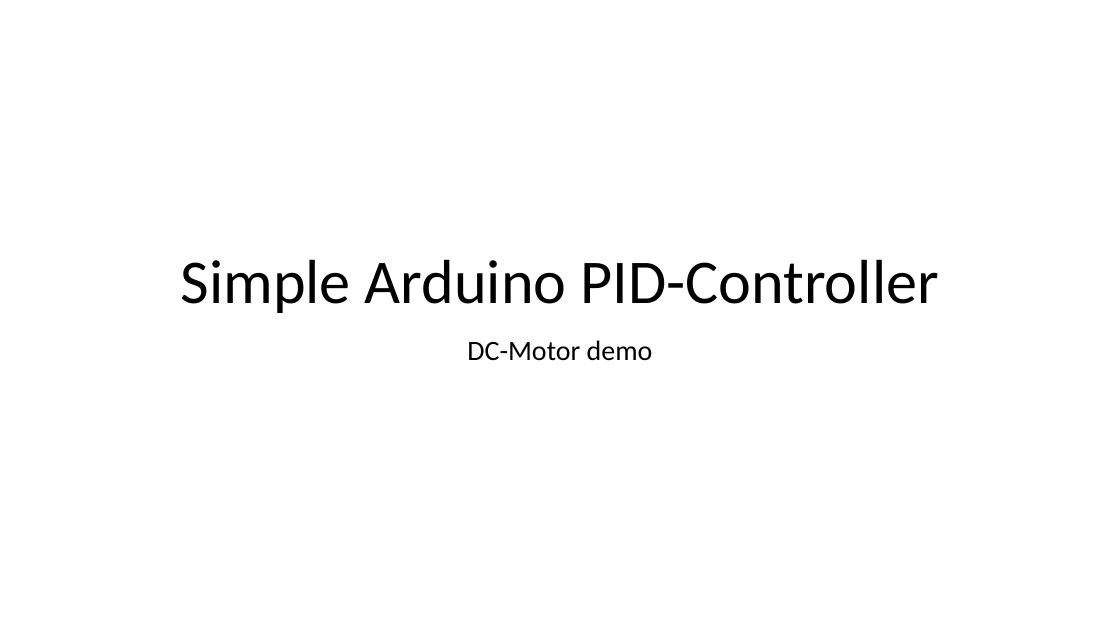
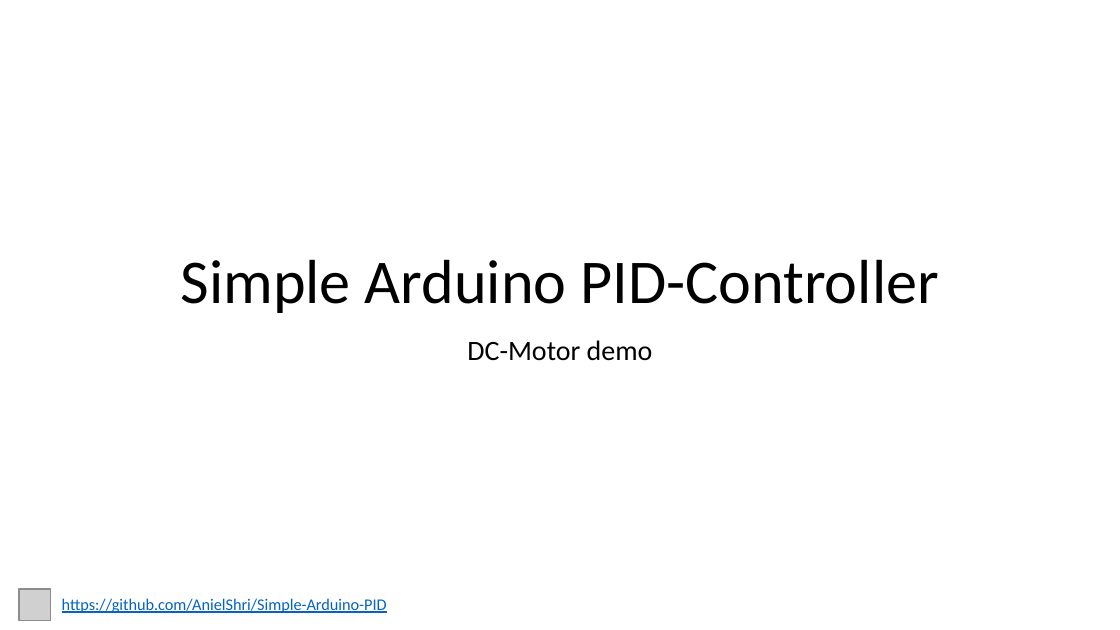
Before and after one commit to AnielShri/Simple-Arduino-PID, a slide deck: slide 1 of Overview.pptx. Drawn at 1120x630 pixels with LibreOffice and Linux fonts; fonts in the diff are those of the drawing; grey boxes stand for pictures. Boxes give left, top, right and bottom in pixels: in the first picture for what was removed or moved away, otherwise in the second. Text is boxed around its words. In the diff, an @@ line names an element or a change of style, - is before the commit and + after.

```diff
--- a/Overview.pptx
+++ b/Overview.pptx
@@ picture added at (19, 589, 50, 620) @@
@@ text added at (62, 598, 387, 613), 10.5 pt, text #0563C1, underline @@
+https://github.com/AnielShri/Simple-Arduino-PID
```
Also in this commit, not shown: 1 other slide changed.
